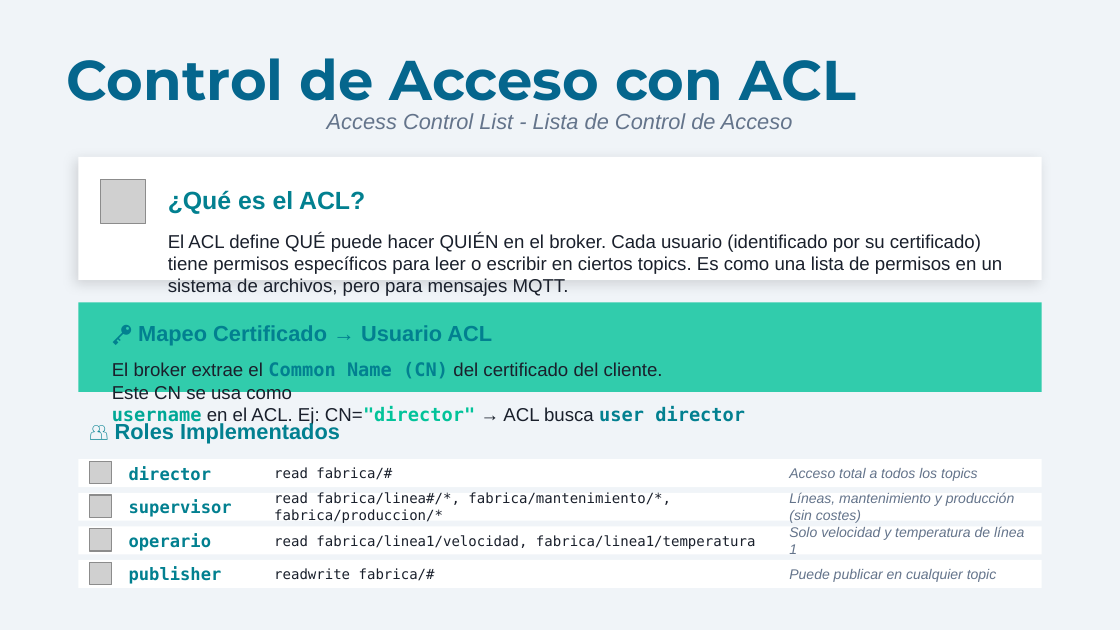
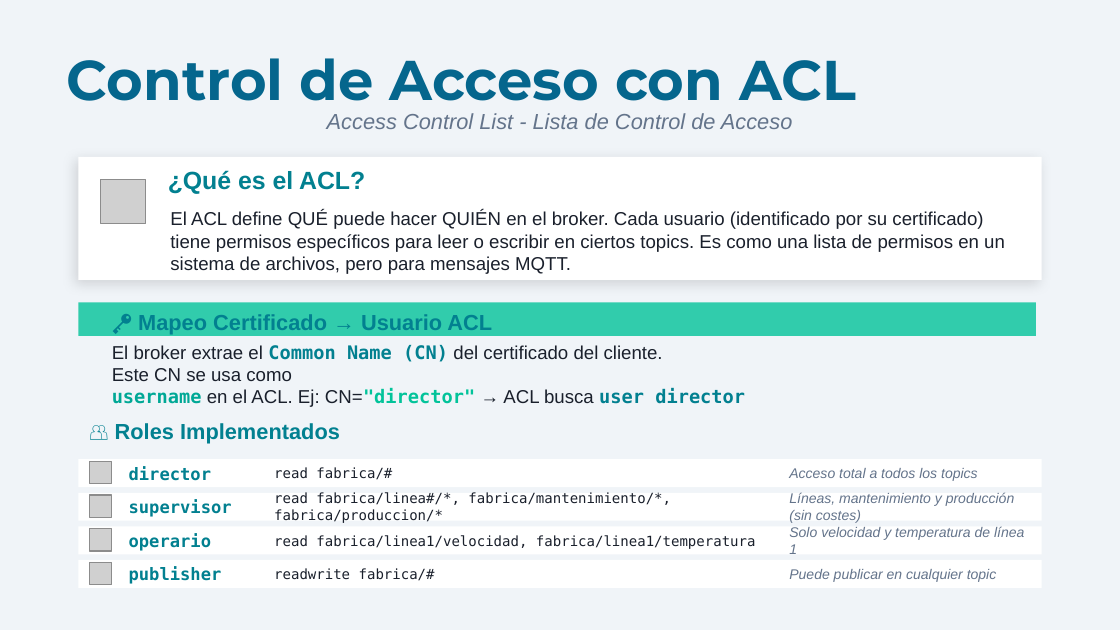
Before and after one commit to Jon8a/IoT-Reto2-Envio, a slide deck: slide 7 of Presentacion_IoT_MQTT_v2.pptx (slide 8 before the commit). Drawn at 1120x630 pixels with LibreOffice and Linux fonts; fonts in the diff are those of the drawing; grey boxes stand for pictures. Boxes give left, top, right and bottom in pixels: in the first picture for what was removed or moved away, otherwise in the second. Text is boxed around its words. In the diff, an @@ line names an element or a change of style, - is before the commit and + after.

```diff
--- a/Presentacion_IoT_MQTT_v2.pptx
+++ b/Presentacion_IoT_MQTT_v2.pptx
@@ 3 texts: place and size @@
-3 texts at (112,190,1003,426)
+3 texts at (112,170,1005,407)
@@ rectangle: place and size @@
-rectangle at (78,302,1042,392)
+rectangle at (78,302,1036,336)
@@ text "🔑 Mapeo Certificado → Usuario ...": place and size @@
-text "🔑 Mapeo Certificado → Usuario ..." at (138,325,492,345)
+text "🔑 Mapeo Certificado → Usuario ..." at (138,314,492,334)
```
Also in this commit, not shown: 8 other slides changed, 2 slides removed.
